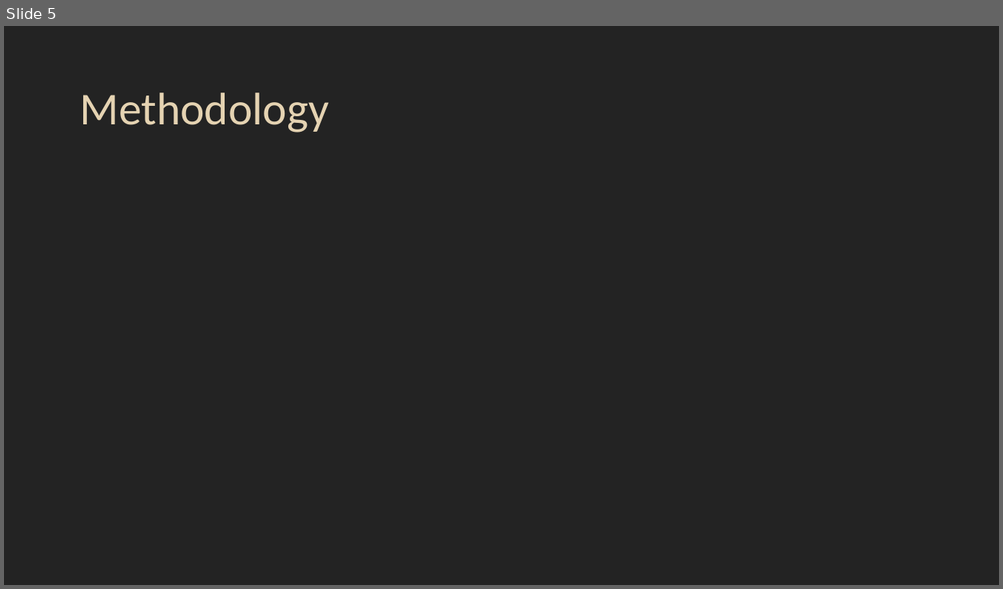
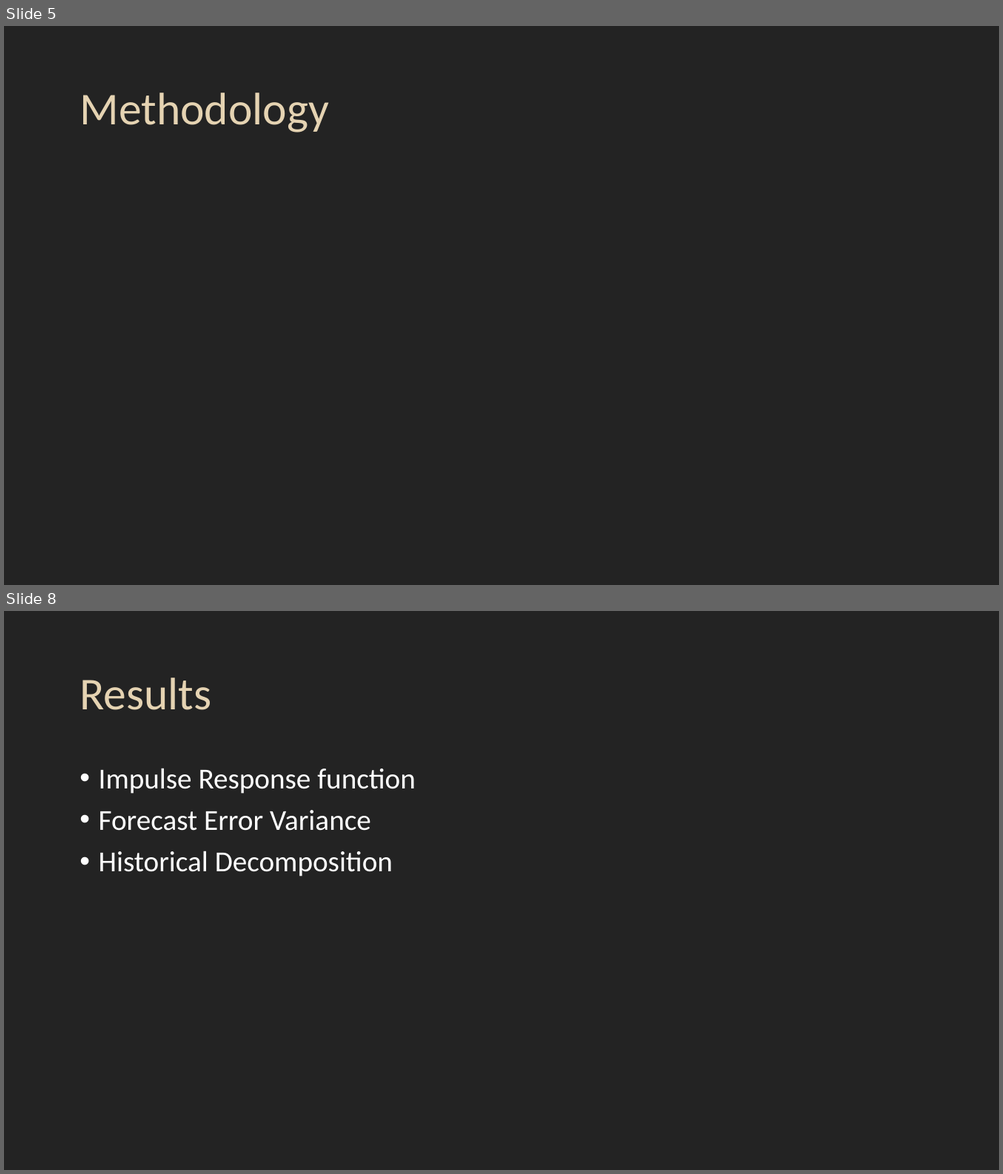
Before and after one commit to timoudas/MasterThesis, a slide deck: presentation.pptm. Shown one above the other, each under a label of ours: slide 5 before the commit, slides 5 and 8 after it; the slides between them are not shown. The pictures are 1003x589 and 1003x1174 pixels, drawn with LibreOffice and Linux fonts; fonts in the diff are those of the drawing; grey boxes stand for pictures. Boxes give left, top, right and bottom in pixels: in the first picture for what was removed or moved away, otherwise in the second. Text is boxed around its words. In the diff, an @@ line names an element or a change of style, - is before the commit and + after.

```diff
--- a/presentation.pptm
+++ b/presentation.pptm
@@ slide 8 added at (4,611,999,1170), background #232323 @@
@@ title added at (79,678,211,710), 44 pt, text #E5D3B2 @@
+Results
@@ text added at (99,768,415,877), 28 pt, text #FFFFFF @@
+• Impulse Response function
+• Forecast Error Variance
+• Historical Decomposition
```
Also in this commit, not shown: 3 slides changed, 6 other slides added, 5 slides removed, 1 other file.
